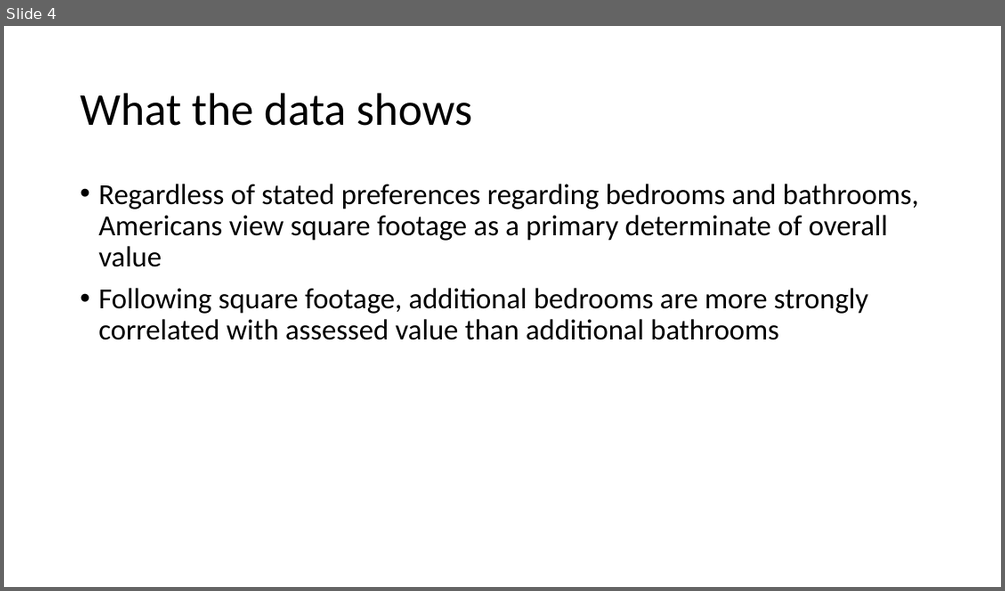
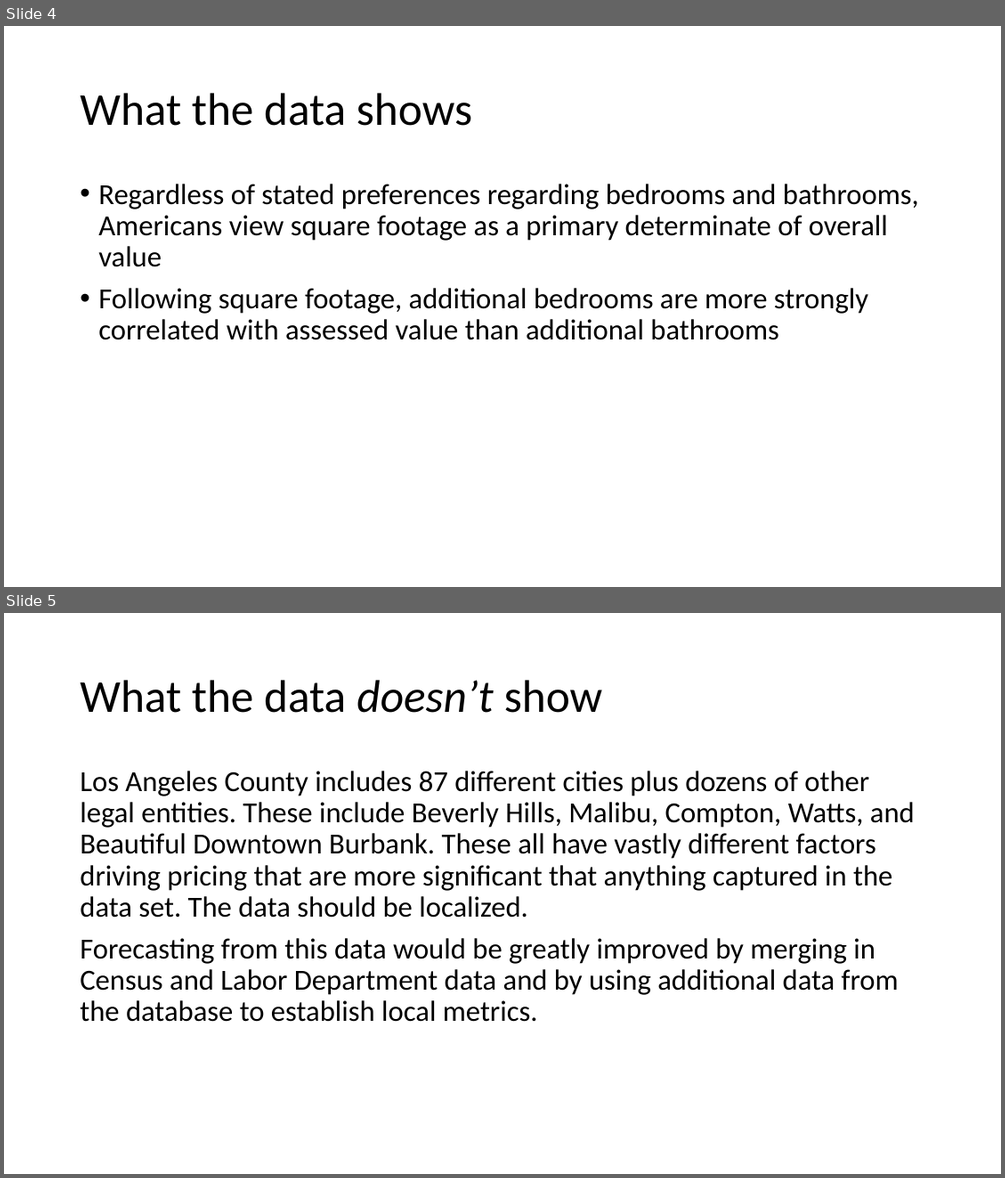
Before and after one commit to kjeliasen/ZillOMG, a slide deck: Zillow.pptx. Shown one above the other, each under a label of ours: slide 4 before the commit, slides 4 and 5 after it. The pictures are 1005x591 and 1005x1178 pixels, drawn with LibreOffice and Linux fonts; fonts in the diff are those of the drawing. Boxes give left, top, right and bottom in pixels: in the first picture for what was removed or moved away, otherwise in the second. Text is boxed around its words. In the diff, an @@ line names an element or a change of style, - is before the commit and + after.

Commit message:
Included information from verbal presentation into slide 5

```diff
--- a/Zillow.pptx
+++ b/Zillow.pptx
@@ slide 5 added at <box>4,613,1001,1174</box>, background #FFFFFF @@
@@ title added at <box>80,680,603,713</box>, 44 pt, text #000000 @@
+What the data doesn’t show
@@ text added at <box>80,771,914,1022</box>, 28 pt, text #000000 @@
+Los Angeles County includes 87 different cities plus dozens of other legal entities. These include Beverly Hills, Malibu, Compton, Watts, and Beautiful Downtown Burbank. These all have vastly different factors driving pricing that are more significant that anything captured in the data set. The data should be localized.
+Forecasting from this data would be greatly improved by merging in Census and Labor Department data and by using additional data from the database to establish local metrics.
```
Also in this commit, not shown: 4 other files.
